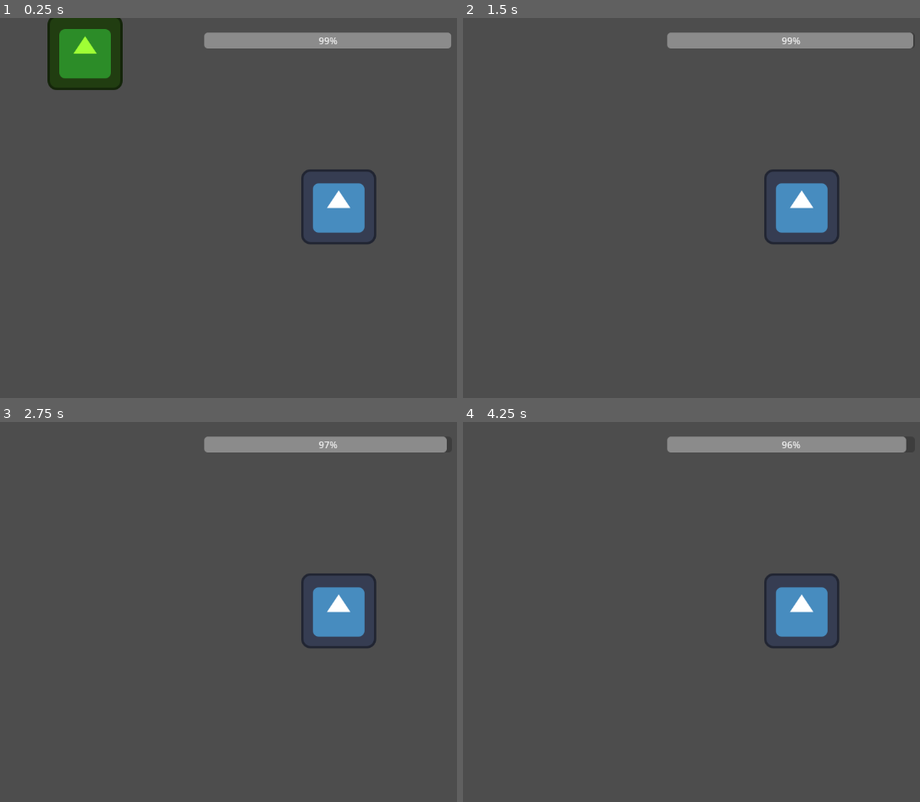
Above: before the commit, frames 1-4 (two rows, left to right).
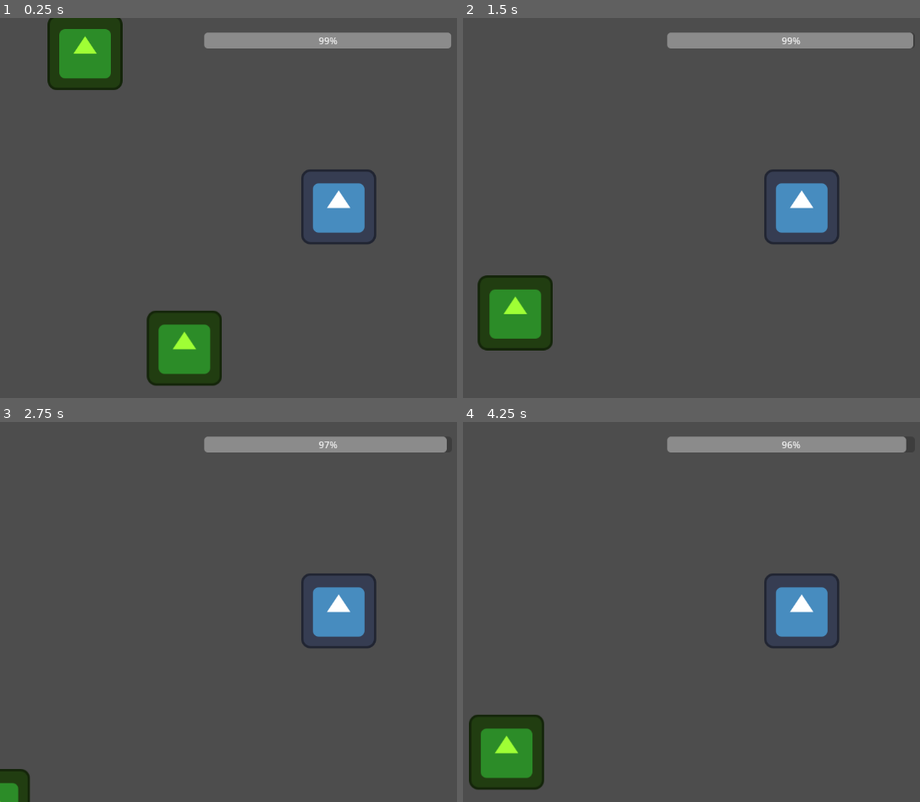
Above: after the commit, the same moments.

Repository: KosmosGame/The-Float
Game: Godot game, scene res://world.tscn
Two runs of this game, one before a commit and one after it. Both use one fixed random seed, a clock stepped at 60 frames per second and the inputs below. The engine's default icon, where the game draws it, is replaced by a stand-in: a white triangle on a blue panel in a dark square.
Inputs (mouse positions are in pixels of both pictures, inside the frame that each line leads up to):
- Up to frame 1 (0.25 s): no input
- Up to frame 2 (1.5 s): tap Enter at 0.5 s; move the mouse to (549, 52) at 0.52 s; hold Right (ui_right) 0.53-1.28 s; tap Alt at 0.6 s; click (549, 52) at 0.67 s; move the mouse to (664, 227) at 1.27 s; hold Down (ui_down) from 1.28 s (still down); tap Shift at 1.35 s
- Up to frame 3 (2.75 s): move the mouse to (406, 528) at 2.02 s; release Down (ui_down) at 2.03 s; hold Right (ui_right) from 2.03 s (still down); tap Alt at 2.1 s
- Up to frame 4 (4.25 s): move the mouse to (769, 688) at 2.77 s; release Right (ui_right) at 2.78 s; hold Up (ui_up) 2.78-3.53 s; tap Shift at 2.85 s; click (769, 688) at 2.92 s; tap Space at 3.5 s; move the mouse to (outside the picture) at 3.52 s; hold Left (ui_left) from 3.53 s (still down); tap Alt at 3.6 s

The runs differ from the first frame. In frame 1, 3.2% of the frame differs, in the area x 32-49%, y 77-97%; in frame 2, 3.2%; in frame 3, 0.6%; in frame 4, 3.2%.

Commit message:
implemented procedural berry bush spawning

Diff:
--- /dev/null
+++ b/the-float-game/berry_bush.tscn
@@ -0,0 +1,20 @@
+[gd_scene load_steps=4 format=3 uid="uid://drbmc86p6i765"]
+
+[ext_resource type="Script" uid="uid://b0607i7xapx4q" path="res://berry_bush.gd" id="1_5ucln"]
+[ext_resource type="Texture2D" uid="uid://cjo23jiwlp75u" path="res://icon.svg" id="2_3y0nl"]
+
+[sub_resource type="CircleShape2D" id="CircleShape2D_aqk2v"]
+radius = 92.309265
+
+[node name="BerryBush" type="StaticBody2D"]
+input_pickable = true
+script = ExtResource("1_5ucln")
+
+[node name="Sprite2D" type="Sprite2D" parent="."]
+self_modulate = Color(0.6217705, 0.9999998, 0.20867741, 1)
+position = Vector2(145, 59)
+texture = ExtResource("2_3y0nl")
+
+[node name="CollisionShape2D" type="CollisionShape2D" parent="."]
+position = Vector2(145, 56)
+shape = SubResource("CircleShape2D_aqk2v")
--- /dev/null
+++ b/the-float-game/bush_spawner.gd
@@ -0,0 +1,20 @@
+extends Node2D
+
+# Load the bush template we just made
+var bush_scene = preload("res://berry_bush.tscn")
+
+func _ready():
+	# Let's spawn 15 bushes when the game starts
+	for i in range(15):
+		spawn_bush()
+
+func spawn_bush():
+	var new_bush = bush_scene.instantiate()
+
+	# Pick a random spot within your map boundaries
+	# Adjust these numbers based on how big your ColorRect floor is!
+	var x_pos = randf_range(50, 2000)
+	var y_pos = randf_range(50, 2000)
+
+	new_bush.position = Vector2(x_pos, y_pos)
+	add_child(new_bush)
--- a/the-float-game/character_body_2d.gd
+++ b/the-float-game/character_body_2d.gd
@@ -2,20 +2,21 @@
 
 var speed = 300
 var hunger = 100.0
-var hunger_drain_rate = 1.0  # Drops 1 point per second
+var hunger_drain_rate = 1.0
 
 @onready var hunger_bar = get_tree().get_root().find_child("HungerBar", true, false)
 
 func _physics_process(delta):
-	# 1. MOVEMENT CODE
+
 	var direction = Input.get_vector("ui_left", "ui_right", "ui_up", "ui_down")
 	velocity = direction * speed
 	move_and_slide()
 
-	# 2. HUNGER DRAIN CODE
+#changing direction and movement and stuff
+
 	if hunger > 0:
 		hunger -= hunger_drain_rate * delta
 
-	# 3. UPDATE THE VISUAL BAR
+
 	if hunger_bar:
 		hunger_bar.value = hunger
--- a/the-float-game/world.tscn
+++ b/the-float-game/world.tscn
@@ -2,10 +2,8 @@
 
 [ext_resource type="Script" uid="uid://cwdalnounopdy" path="res://character_body_2d.gd" id="1_f3sb7"]
 [ext_resource type="Texture2D" uid="uid://cjo23jiwlp75u" path="res://icon.svg" id="2_fj7yv"]
-[ext_resource type="Script" uid="uid://b0607i7xapx4q" path="res://berry_bush.gd" id="3_tlwt5"]
-
-[sub_resource type="CircleShape2D" id="CircleShape2D_aqk2v"]
-radius = 92.309265
+[ext_resource type="PackedScene" uid="uid://drbmc86p6i765" path="res://berry_bush.tscn" id="3_aqk2v"]
+[ext_resource type="Script" uid="uid://ioo8f36cq5iw" path="res://bush_spawner.gd" id="4_036b0"]
 
 [node name="World" type="Node2D"]
 position = Vector2(-12, 7)
@@ -20,18 +18,7 @@
 
 [node name="Camera2D" type="Camera2D" parent="CharacterBody2D"]
 
-[node name="BerryBush" type="StaticBody2D" parent="."]
-input_pickable = true
-script = ExtResource("3_tlwt5")
-
-[node name="Sprite2D" type="Sprite2D" parent="BerryBush"]
-self_modulate = Color(0.6217705, 0.9999998, 0.20867741, 1)
-position = Vector2(145, 59)
-texture = ExtResource("2_fj7yv")
-
-[node name="CollisionShape2D" type="CollisionShape2D" parent="BerryBush"]
-position = Vector2(145, 56)
-shape = SubResource("CircleShape2D_aqk2v")
+[node name="BerryBush" parent="." instance=ExtResource("3_aqk2v")]
 
 [node name="MapBoundary" type="StaticBody2D" parent="."]
 
@@ -47,3 +34,6 @@
 offset_bottom = 52.0
 step = 0.1
 value = 100.0
+
+[node name="BushSpawner" type="Node2D" parent="."]
+script = ExtResource("4_036b0")
Not shown, added: the-float-game/bush_spawner.gd.uid
